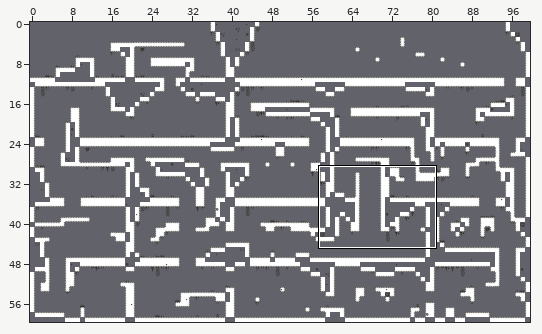
Two states of a Tiled map (JSON), source/assets/maps/level_1.json. Above: a wide view before the commit, with the close-up outlined.
Close-up. As it was:
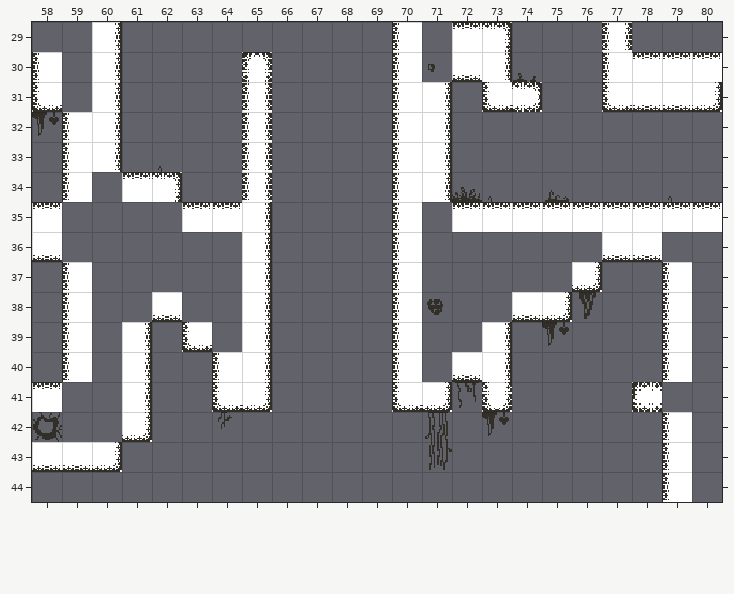
Cells are 20x20 px. Shown: x 58..80, y 29..44. The commit also changed other parts of the map, which this record leaves out.
New version:
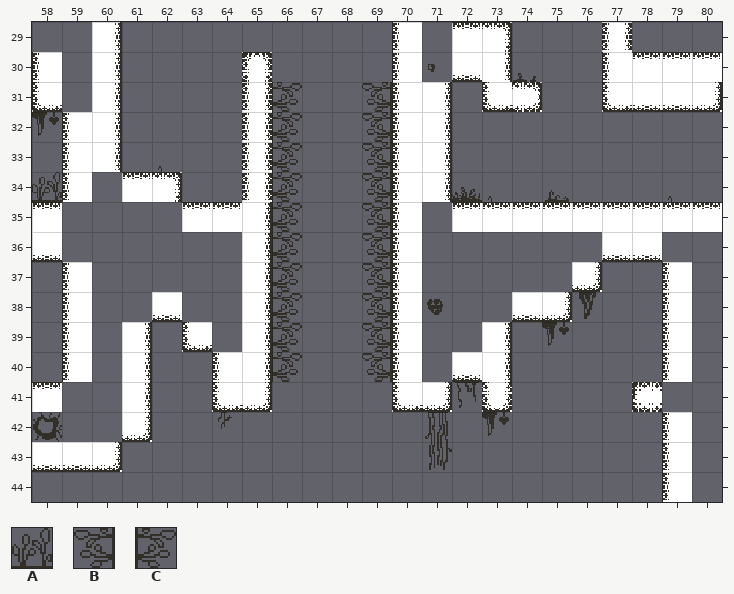
Key: from "deco": A 32, B 33, C 34.
_ is an empty cell.
What changed:
Layer "deco":
y 31..33: x 66 _ -> C; x 69 _ -> B
y 34: x 58 _ -> A; x 66 _ -> C; x 69 _ -> B
y 35..40: x 66 _ -> C; x 69 _ -> B
